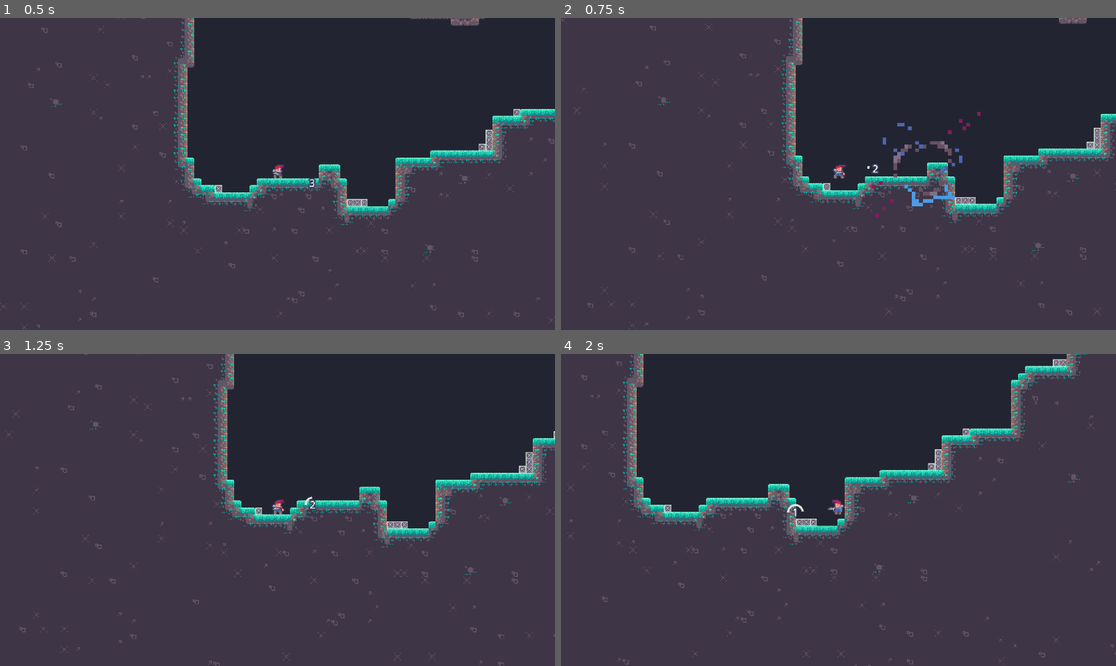
Above: before the commit, frames 1-4 (two rows, left to right).
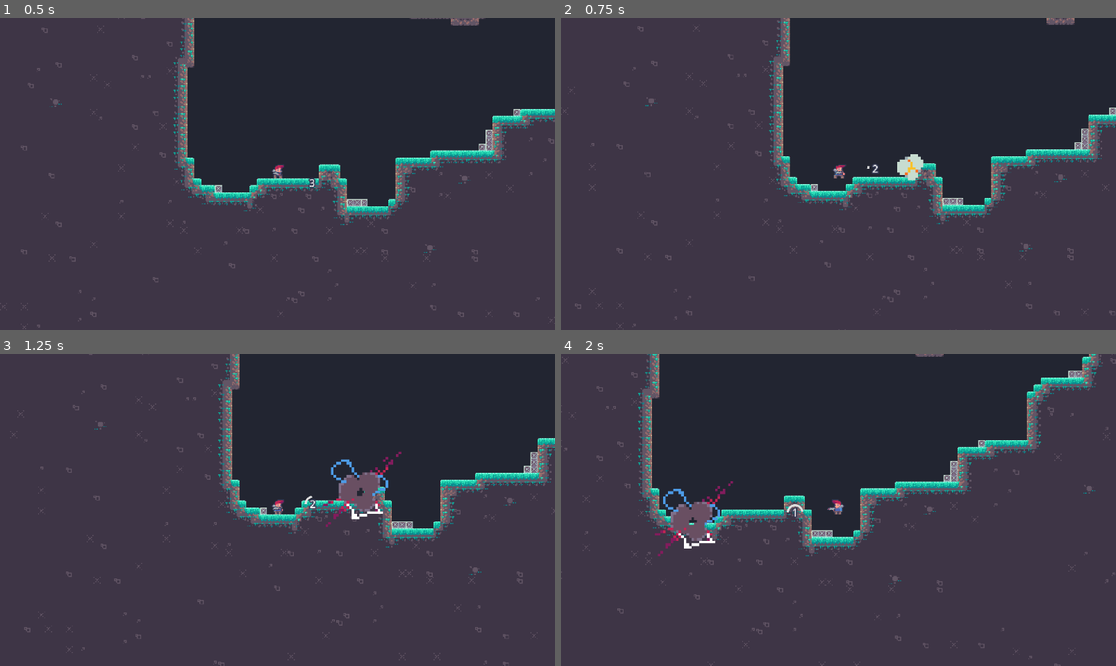
Above: after the commit, the same moments.

Repository: SoulierTom/Rocket
Game: Godot game, scene res://Scenes/Level Pico8.tscn
Two runs of this game, one before a commit and one after it. Both use one fixed random seed, a clock stepped at 60 frames per second and the inputs below.
Inputs (mouse positions are in pixels of both pictures, inside the frame that each line leads up to):
- Up to frame 1 (0.5 s): no input
- Up to frame 2 (0.75 s): tap Enter at 0.5 s; move the mouse to (960, 158) at 0.52 s; press the mouse at (960, 158) at 0.53 s; hold D (Move_Right) from 0.53 s (still down)
- Up to frame 3 (1.25 s): keep holding D (Move_Right); tap Space (Jump) at 0.77 s
- Up to frame 4 (2 s): keep holding D (Move_Right); move the mouse to (727, 525) at 1.27 s; release the mouse at (727, 525) at 1.28 s; click (727, 525) at 1.35 s; tap Space (Jump) at 1.52 s

Frame 1 is identical in both runs. In frame 2, 7.9% of the frame differs, in the area x 0-100%, y 0-100%; in frame 3, 5.6%; in frame 4, 13%.

Commit message:
rocket update

Diff:
--- a/Scenes/Arm.tscn
+++ b/Scenes/Arm.tscn
@@ -8,7 +8,7 @@
 [ext_resource type="AudioStream" uid="uid://bb1rrnijkx7f" path="res://Audio/Tir.wav" id="6_7svj1"]
 [ext_resource type="Script" path="res://Scripts/ray_cast_2d.gd" id="7_7ctjl"]
 [ext_resource type="Texture2D" uid="uid://ia20hwapr2iw" path="res://Assets/cercle.png" id="8_knd35"]
-[ext_resource type="Script" path="res://Scenes/texture_progress_bar.gd" id="9_558o2"]
+[ext_resource type="Script" path="res://Scripts/texture_progress_bar.gd" id="9_558o2"]
 
 [sub_resource type="LabelSettings" id="LabelSettings_d5mv8"]
 outline_size = 7
--- a/Scenes/Explosion.tscn
+++ b/Scenes/Explosion.tscn
@@ -49,39 +49,39 @@
 [sub_resource type="SpriteFrames" id="SpriteFrames_gwew1"]
 animations = [{
 "frames": [{
-"duration": 0.7,
+"duration": 1.0,
 "texture": SubResource("AtlasTexture_7fvkn")
 }, {
-"duration": 0.7,
+"duration": 1.0,
 "texture": SubResource("AtlasTexture_3w2of")
 }, {
-"duration": 0.7,
+"duration": 1.0,
 "texture": SubResource("AtlasTexture_8l7es")
 }, {
-"duration": 0.7,
+"duration": 1.0,
 "texture": SubResource("AtlasTexture_q0pi8")
 }, {
-"duration": 0.7,
+"duration": 1.4,
 "texture": SubResource("AtlasTexture_rps4k")
 }, {
-"duration": 0.7,
+"duration": 1.4,
 "texture": SubResource("AtlasTexture_korm8")
 }, {
-"duration": 0.7,
+"duration": 1.4,
 "texture": SubResource("AtlasTexture_kebxo")
 }, {
-"duration": 0.7,
+"duration": 1.1,
 "texture": SubResource("AtlasTexture_00oyo")
 }, {
-"duration": 0.7,
+"duration": 1.1,
 "texture": SubResource("AtlasTexture_ubnf3")
 }, {
-"duration": 0.7,
+"duration": 1.0,
 "texture": SubResource("AtlasTexture_5ohkc")
 }],
 "loop": true,
 "name": &"Explosion",
-"speed": 30.0
+"speed": 10.0
 }]
 
 [node name="Explosion" type="Area2D"]
@@ -93,11 +93,11 @@
 shape = SubResource("CircleShape2D_1u4h7")
 
 [node name="Timer" type="Timer" parent="."]
-wait_time = 0.2
+wait_time = 0.05
 autostart = true
 
 [node name="AnimatedSprite2D" type="AnimatedSprite2D" parent="."]
-scale = Vector2(2.09375, 2.09375)
+scale = Vector2(1.5, 1.5)
 sprite_frames = SubResource("SpriteFrames_gwew1")
 animation = &"Explosion"
 
--- a/Scripts/explosion.gd
+++ b/Scripts/explosion.gd
@@ -1,7 +1,13 @@
 extends Area2D
 
 @onready var animated_sprite: AnimatedSprite2D = $AnimatedSprite2D  # Référence au noeud AnimatedSprite2D
+@onready var collision_shape: CollisionShape2D = $CollisionShape2D  # Référence à la zone de collision
 @onready var timer: Timer = $Timer  # Timer pour gérer la durée de l'explosion
+
+@export var animation_duration: float = 1.0  # Durée totale de l'animation en secondes
+@export var explosion_impulse_duration: float = 0.1  # Durée durant laquelle la poussée est appliquée
+
+var explosion_active: bool = false  # Pour suivre l'état de l'activation de la collision
 
 func _ready():
 	set_as_top_level(true)
@@ -10,29 +16,59 @@
 	if animated_sprite:
 		# Arrêter toute animation en cours et lancer l'animation "Explosion"
 		animated_sprite.stop()  # Arrête l'animation en cours, si elle existe
-		animated_sprite.play("Explosion")  # Lance l'animation "Explosion" (vérifiez qu'elle existe dans le AnimatedSprite2D)
+		animated_sprite.play("Explosion")  # Lance l'animation "Explosion"
 	else:
 		print("Erreur : AnimatedSprite2D n'a pas été trouvé !")
 
-	# Démarrer le timer avec une durée manuelle (par exemple, 1 seconde pour l'explosion)
+	# Assurez-vous que le CollisionShape2D est désactivé au départ
+	if collision_shape:
+		collision_shape.disabled = true
+	else:
+		print("Erreur : CollisionShape2D n'a pas été trouvé !")
+
+	# Démarrer le timer avec la durée de l'animation pour supprimer l'explosion
 	if timer:
-		timer.start(0.15)  # Durée de l'explosion en secondes
+		timer.start(animation_duration)  # La durée est maintenant la durée de l'animation
 	else:
 		print("Erreur : Timer n'a pas été trouvé !")
 
-func _physics_process(_delta):
-	# Vérifier les objets dans la zone de l'explosion
+func _process(_delta):
+	# Vérifier si l'animation est en cours et obtenir la frame actuelle
+	if animated_sprite:
+		var current_frame = animated_sprite.frame
+
+		# Activer la zone de collision entre certaines frames
+		if current_frame >= 0 and current_frame <= 1:
+			if not explosion_active:
+				# Active la collision et marque l'explosion comme active
+				collision_shape.disabled = false
+				explosion_active = true
+
+		# Désactiver la zone de collision après la frame 5
+		if current_frame > 1:
+			if explosion_active:
+				 #Désactive la collision et marque l'explosion comme inactive
+				collision_shape.disabled = true
+				explosion_active = false
+
+		# Appliquer l'impulsion de l'explosion aux objets dans la zone
+		if explosion_active:
+			apply_explosion_impulse()
+
+# Applique une impulsion aux objets dans la zone de l'explosion
+func apply_explosion_impulse():
+	# Applique une impulsion aux objets dans la zone de collision
 	for o in get_overlapping_bodies():
-		if o is RigidBody2D:  # Interagit avec les objets RigidBody2D
+		if o is RigidBody2D:
 			var force = (o.global_position - global_position).normalized()
-			force *= 75
+			force *= 75  # Applique une force à l'objet
 			o.apply_central_impulse(force)
 
-		if o is CharacterBody2D:  # Interagit avec le joueur (CharacterBody2D)
+		if o is CharacterBody2D:
 			var push_direction = (o.global_position - global_position).normalized()
-			o.velocity = push_direction * 500  # Ajuste la force de la poussée
+			o.velocity = push_direction * 450  # Ajuste la force de la poussée
 
-# Fonction appelée lorsque le timer se termine
+# Fonction appelée lorsque le timer se termine (l'explosion est supprimée)
 func _on_timer_timeout() -> void:
 	# Supprime l'explosion après la durée définie
 	queue_free()
Renamed: Scenes/texture_progress_bar.gd -> Scripts/texture_progress_bar.gd
